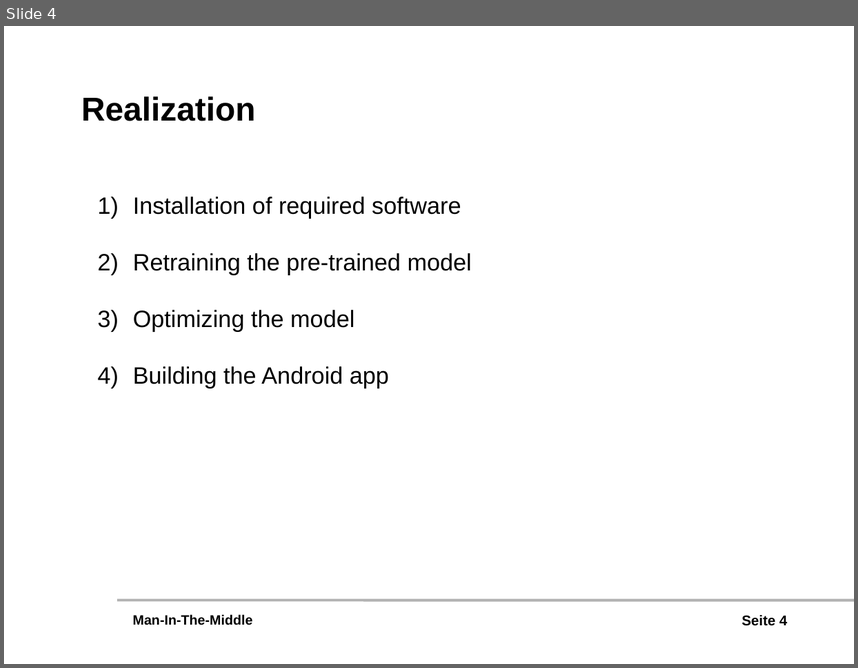
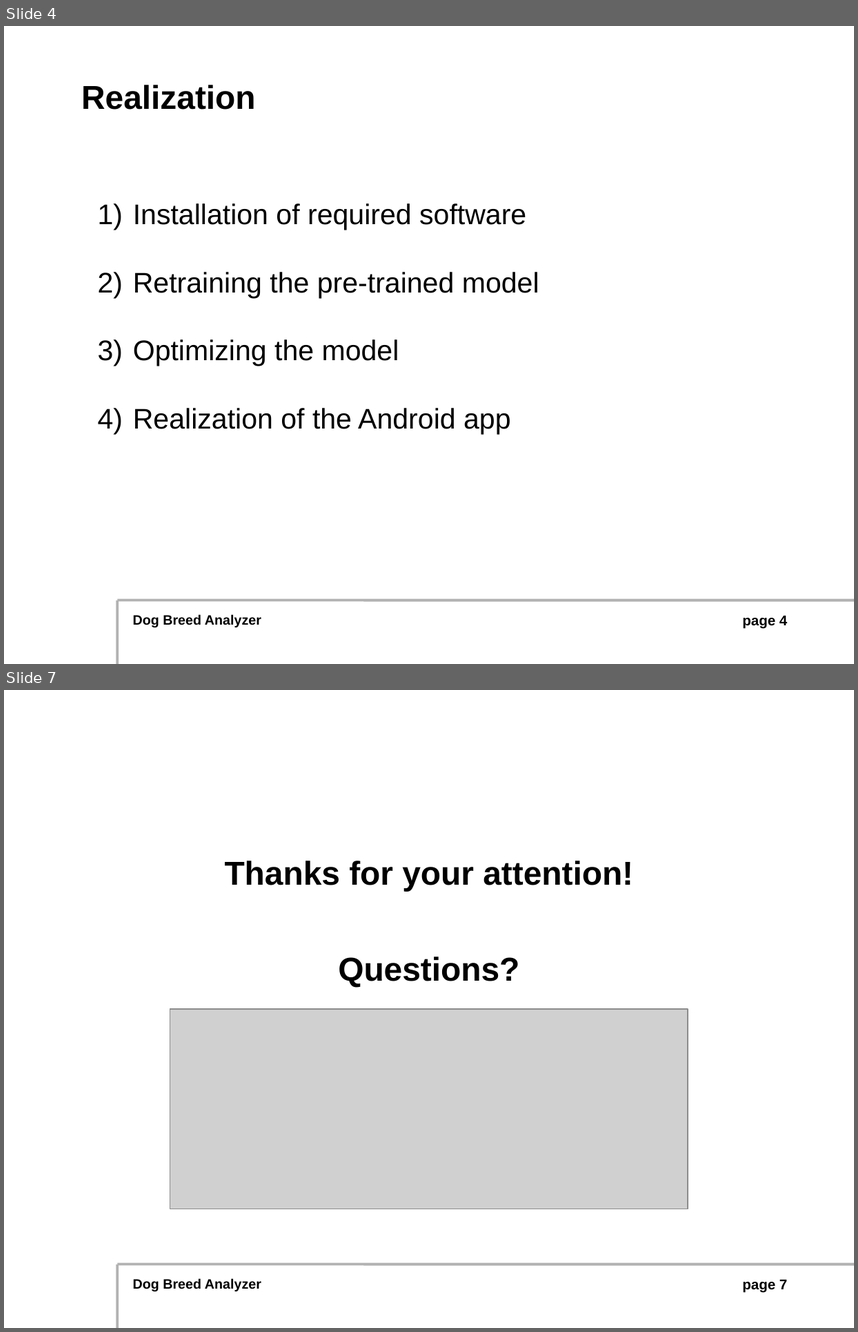
Before and after one commit to awilsee/dl, a slide deck: Präsentation/Präsentation.pptx. Shown one above the other, each under a label of ours: slide 4 before the commit, slides 4 and 7 after it; the slides between them are not shown. The pictures are 858x668 and 858x1332 pixels, drawn with LibreOffice and Linux fonts; fonts in the diff are those of the drawing; grey boxes stand for pictures; background and template pictures are left out. Boxes give left, top, right and bottom in pixels: in the first picture for what was removed or moved away, otherwise in the second. Text is boxed around its words. In the diff, an @@ line names an element or a change of style, - is before the commit and + after.

```diff
--- a/Präsentation/Präsentation.pptx
+++ b/Präsentation/Präsentation.pptx
@@ slide 7 added at (x1=4, y1=690, x2=854, y2=1328), background #FFFFFF; not listed: 4 template elements that a slide beside it also shows @@
@@ text added at (x1=225, y1=860, x2=633, y2=987), 28 pt, text #000000, bold @@
+Thanks for your attention!
+Questions?
@@ picture added at (x1=170, y1=1009, x2=688, y2=1209) @@
@@ slide 4 changed as well @@
@@ text "Realization" moved from (x1=81, y1=96, x2=256, y2=121) to (x1=81, y1=85, x2=256, y2=109) @@
@@ text at (x1=133, y1=203, x2=539, y2=365): size 20 to 24 pt in "Installation of required software", "Retraining the pre-trained model", "Optimizing the model" @@
@@ text at (x1=133, y1=408, x2=511, y2=434): text changed; size 20 to 24 pt @@
-4) Building the Android app
+4) Realization of the Android app
@@ freeform shape added at (x1=117, y1=600, x2=117, y2=664), outline #B2B2B2 2.24 pt @@
@@ text at (x1=133, y1=614, x2=261, y2=627): text changed @@
-Man-In-The-Middle
+Dog Breed Analyzer
@@ page number at (x1=742, y1=615, x2=787, y2=628): text changed @@
-Seite 4
+page 4
```
Also in this commit, not shown: 3 other slides changed, 2 other slides added, 1 slide removed, 1 other file.
